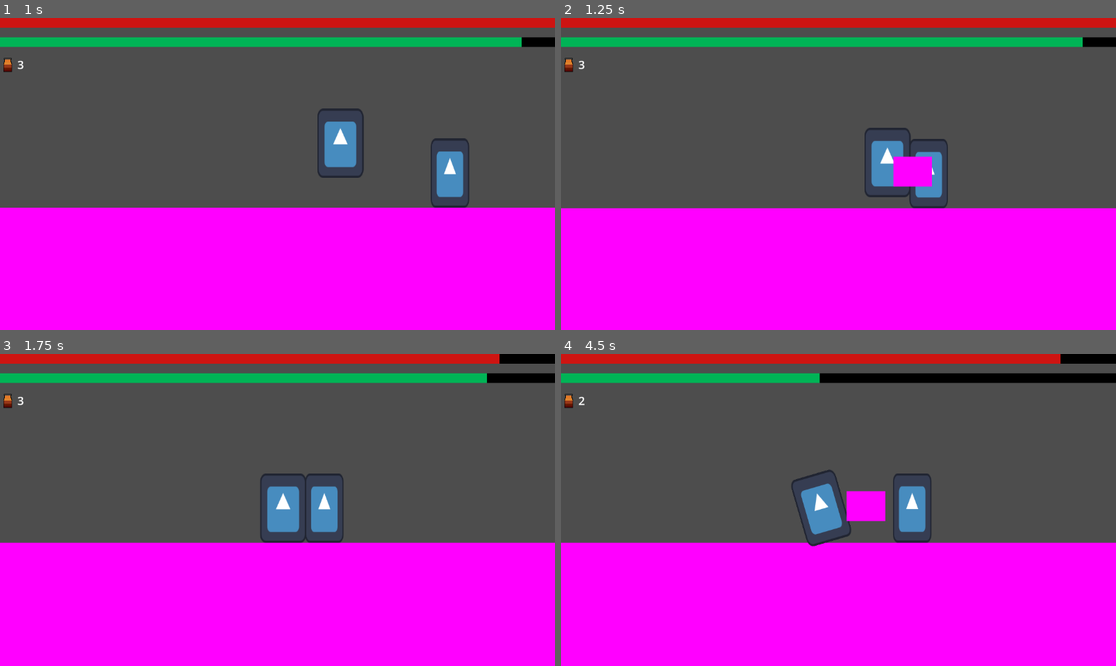
Above: before the commit, frames 1-4 (two rows, left to right).
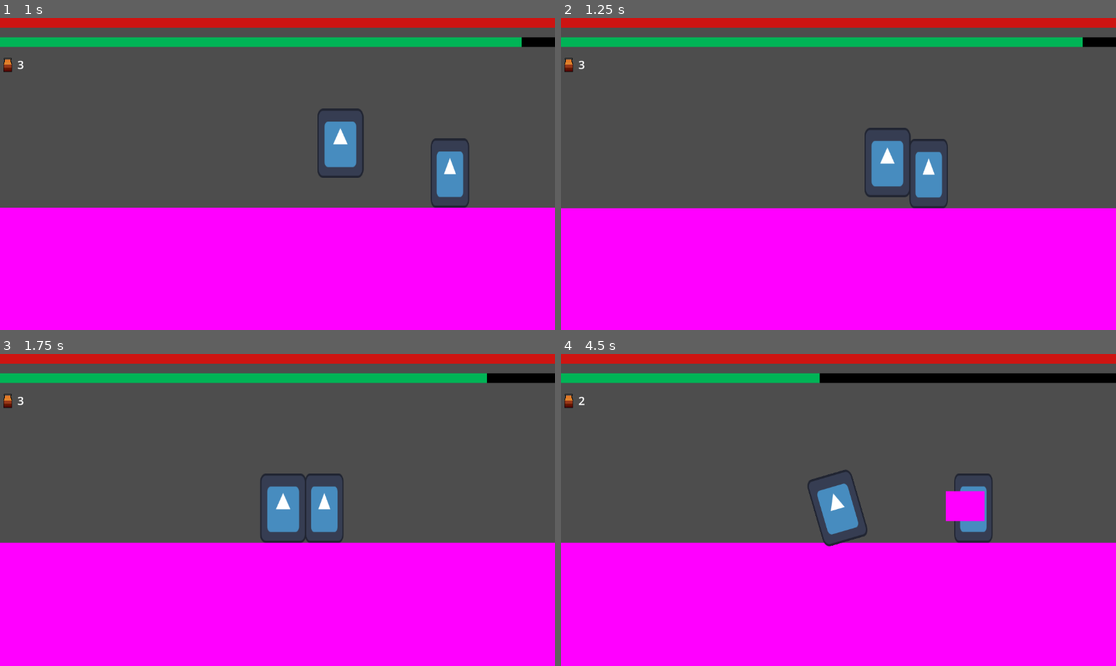
Above: after the commit, the same moments.

Repository: CodeScratcher/soulslike
Game: Godot game, scene res://Levels/test_scene.tscn
Two runs of this game, one before a commit and one after it. Both use one fixed random seed, a clock stepped at 60 frames per second and the inputs below. The engine's default icon, where the game draws it, is replaced by a stand-in: a white triangle on a blue panel in a dark square.
Inputs (mouse positions are in pixels of both pictures, inside the frame that each line leads up to):
- Up to frame 1 (1 s): move the mouse to (399, 158) at 0.52 s; hold D (right) from 0.53 s (still down); tap E (heal) at 0.6 s; tap W (jump) at 0.77 s
- Up to frame 2 (1.25 s): keep holding D (right)
- Up to frame 3 (1.75 s): keep holding D (right); move the mouse to (166, 525) at 1.27 s; click (166, 525) at 1.35 s; tap W (jump) at 1.52 s
- Up to frame 4 (4.5 s): move the mouse to (894, 441) at 2.02 s; release D (right) at 2.03 s; hold A (left) 2.03-2.78 s; tap Space (roll) at 2.1, 4.35 s; move the mouse to (810, 572) at 2.77 s; hold D (right) 2.78-4.28 s; tap E (heal) at 2.85 s; tap W (jump) at 3.02, 3.77 s; move the mouse to (1005, 556) at 3.52 s; click (1005, 556) at 3.6 s; move the mouse to (672, 463) at 4.27 s; hold A (left) from 4.28 s (still down)

Frame 1 is identical in both runs. In frame 2, 0.7% of the frame differs, in the area x 59-67%, y 44-55%; in frame 3, 0.3%; in frame 4, 4.3%, in the area x 41-100%, y 0-62%.

Commit message:
Enemy attack loop fix

Diff:
--- a/Objects/test_enemy.tscn
+++ b/Objects/test_enemy.tscn
@@ -178,3 +178,4 @@
 [connection signal="body_entered" from="DetectRadius" to="." method="_on_detect_radius_body_entered"]
 [connection signal="body_exited" from="DetectRadius" to="." method="_on_detect_radius_body_exited"]
 [connection signal="body_entered" from="AttackArea" to="." method="_on_attack_area_body_entered"]
+[connection signal="body_exited" from="AttackArea" to="." method="_on_attack_area_body_exited"]
--- a/Scripts/test_enemy.gd
+++ b/Scripts/test_enemy.gd
@@ -8,6 +8,7 @@
 var hp = 30
 var target = null
 var player_in_range = false
+var atk_cooldown = 2.0
 
 func _physics_process(delta):
 	if not is_on_floor():
@@ -15,12 +16,24 @@
 
 	if target:
 		velocity.x = sign(global_position.direction_to(target.global_position).x) * SPEED
-
+	else:
+		velocity.x = 0
 	if velocity.x != 0:
 		$Sprite2D.flip_h = sign(velocity.x) > 0
 		$AttackArea.scale.x = sign(velocity.x)
 
 	move_and_slide()
+
+	atk_cooldown -= delta
+	print(atk_cooldown)
+
+	if player_in_range == true:
+		if atk_cooldown <= 0.0:
+			if velocity.x > 0:
+				$AnimationPlayer.play("attack")
+			else:
+				$AnimationPlayer.play("attack_left")
+			atk_cooldown = 2.0
 
 
 func enemy_bonked(area):
@@ -39,12 +52,10 @@
 		target = null
 
 
-
 func _on_attack_area_body_entered(body):
 	if body.is_in_group("player"):
 		player_in_range = true
-		if player_in_range == true:
-			if velocity.x > 0:
-				$AnimationPlayer.play("attack")
-			else:
-				$AnimationPlayer.play("attack_left")
+
+func _on_attack_area_body_exited(body):
+	if body.is_in_group("player"):
+		player_in_range = false
